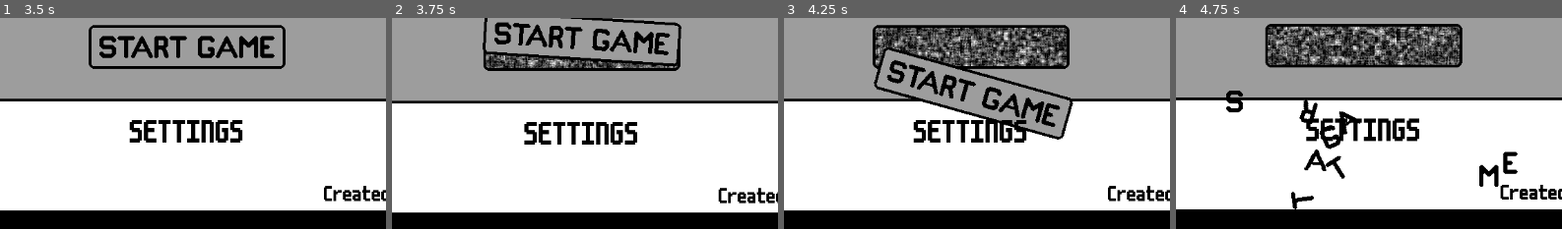
Above: before the commit, frames 1-4 (left to right).
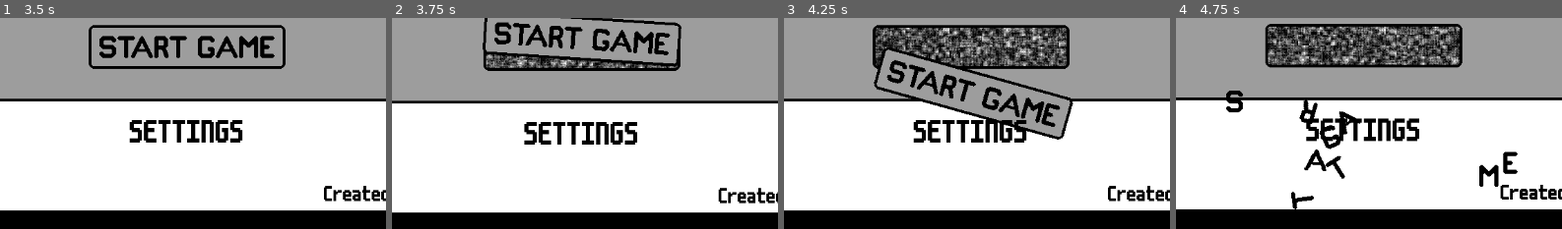
Above: after the commit, the same moments.

Repository: conor-wilson/secret-sapphire
Game: Godot game, scene res://scenes/main.tscn
Two runs of this game, one before a commit and one after it. Both use one fixed random seed, a clock stepped at 60 frames per second and the inputs below.
Inputs (mouse positions are % of the whole screen's width and height, from its top left):
- Up to frame 1 (3.5 s): tap Enter at 0.5 s; move the mouse to (49, 38) at 0.52 s; click (49, 38) at 0.6 s; click "SETTINGS" at 1.25 s; click "BACK" at 2 s; tap Space at 2.75 s; move the mouse to (49, 38) at 2.77 s; click (49, 38) at 2.85 s
- Up to frame 2 (3.75 s): tap Enter at 3.5 s; move the mouse to (49, 56) at 3.52 s; click (49, 56) at 3.6 s
- Up to frame 3 (4.25 s): no input
- Up to frame 4 (4.75 s): move the mouse to (6, 11) at 4.27 s; click (6, 11) at 4.35 s
The pictures show only the part of the screen within x 25-75%, y 49-99%; the shares and areas given below are measured in that part.

Frame 1 is identical in both runs. In frame 2, 1.2% of the frame differs, in the area x 24-74%, y 17-24%; in frame 3, 5.2%; in frame 4, 6.1%, in the area x 23-74%, y 3-23%.

Commit message:
Added null child protection to settings menu

Diff:
--- a/let-me-play/scenes/main_menu.tscn
+++ b/let-me-play/scenes/main_menu.tscn
@@ -11,6 +11,21 @@
 [ext_resource type="Theme" uid="uid://fqhlidlvqsyl" path="res://assets/fonts/menu_buttons.tres" id="6_43f6x"]
 [ext_resource type="Texture2D" uid="uid://da1aop1iloq0v" path="res://assets/art/StartButton.png" id="7_cyu86"]
 [ext_resource type="Texture2D" uid="uid://op2bmdwt6xln" path="res://assets/art/Screw.png" id="8_yx54q"]
+
+[sub_resource type="Animation" id="Animation_bex1y"]
+length = 0.001
+tracks/0/type = "value"
+tracks/0/imported = false
+tracks/0/enabled = true
+tracks/0/path = NodePath(".:frame")
+tracks/0/interp = 1
+tracks/0/loop_wrap = true
+tracks/0/keys = {
+"times": PackedFloat32Array(0),
+"transitions": PackedFloat32Array(1),
+"update": 1,
+"values": [0]
+}
 
 [sub_resource type="Animation" id="Animation_xpr53"]
 resource_name = "sticky_note_animation"
@@ -29,21 +44,6 @@
 "values": [0, 1, 2, 3, 3, 4, 5, 6, 7, 8, 9, 11, 12, 13, 14]
 }
 
-[sub_resource type="Animation" id="Animation_bex1y"]
-length = 0.001
-tracks/0/type = "value"
-tracks/0/imported = false
-tracks/0/enabled = true
-tracks/0/path = NodePath(".:frame")
-tracks/0/interp = 1
-tracks/0/loop_wrap = true
-tracks/0/keys = {
-"times": PackedFloat32Array(0),
-"transitions": PackedFloat32Array(1),
-"update": 1,
-"values": [0]
-}
-
 [sub_resource type="AnimationLibrary" id="AnimationLibrary_n3yhk"]
 _data = {
 "RESET": SubResource("Animation_bex1y"),
--- a/let-me-play/scenes/settings_menu.gd
+++ b/let-me-play/scenes/settings_menu.gd
@@ -87,7 +87,8 @@
 		print("WRENCH CLICKED")
 		CursorManager.set_mouse_cursor(CursorManager.WRENCH)
 		$InteractiveElements/SettingsIcon/Sprite2D.frame = 3
-		$InteractiveElements/Screwdriver.detatch(10)
+
+		_detatch_element_if_exists("InteractiveElements/Screwdriver", 10)
 		shake_screen.emit(5, 10)
 
 func _on_screwdriver_smash() -> void:
@@ -102,3 +103,16 @@
 			return true
 
 	return false
+
+# TODO: This is a duplicate of the same function in main_menu.gd. Deduplicate
+# this.
+func _detatch_element_if_exists(path: NodePath, strength:float=1):
+	var element := get_node_or_null(path)
+
+	# Check that the element can be detatched
+	if element == null: return
+	if element is not BreakableElement: return
+	if !element.idle:   return
+
+	# Detatch element
+	element.detatch(strength)
